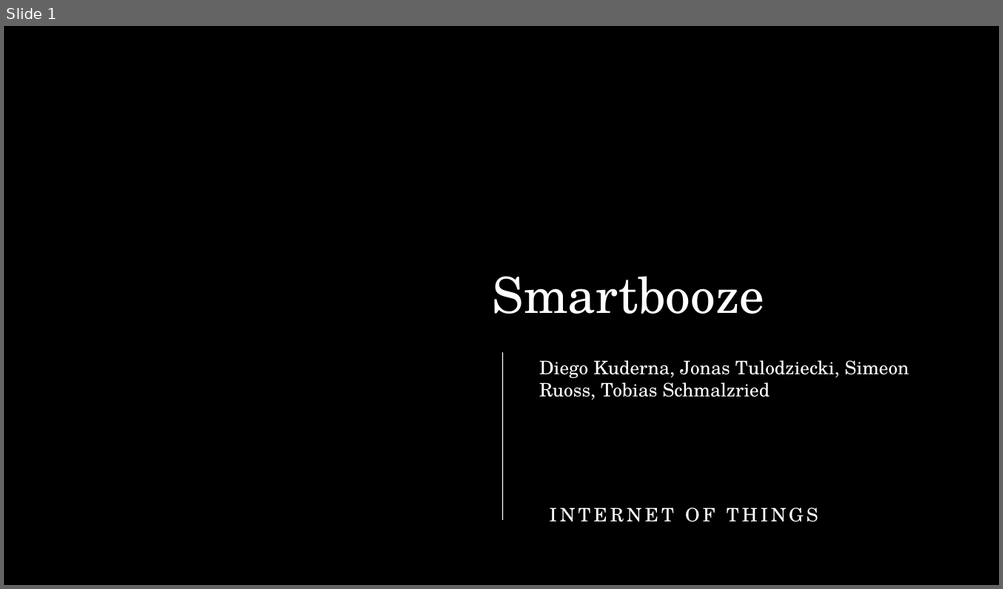
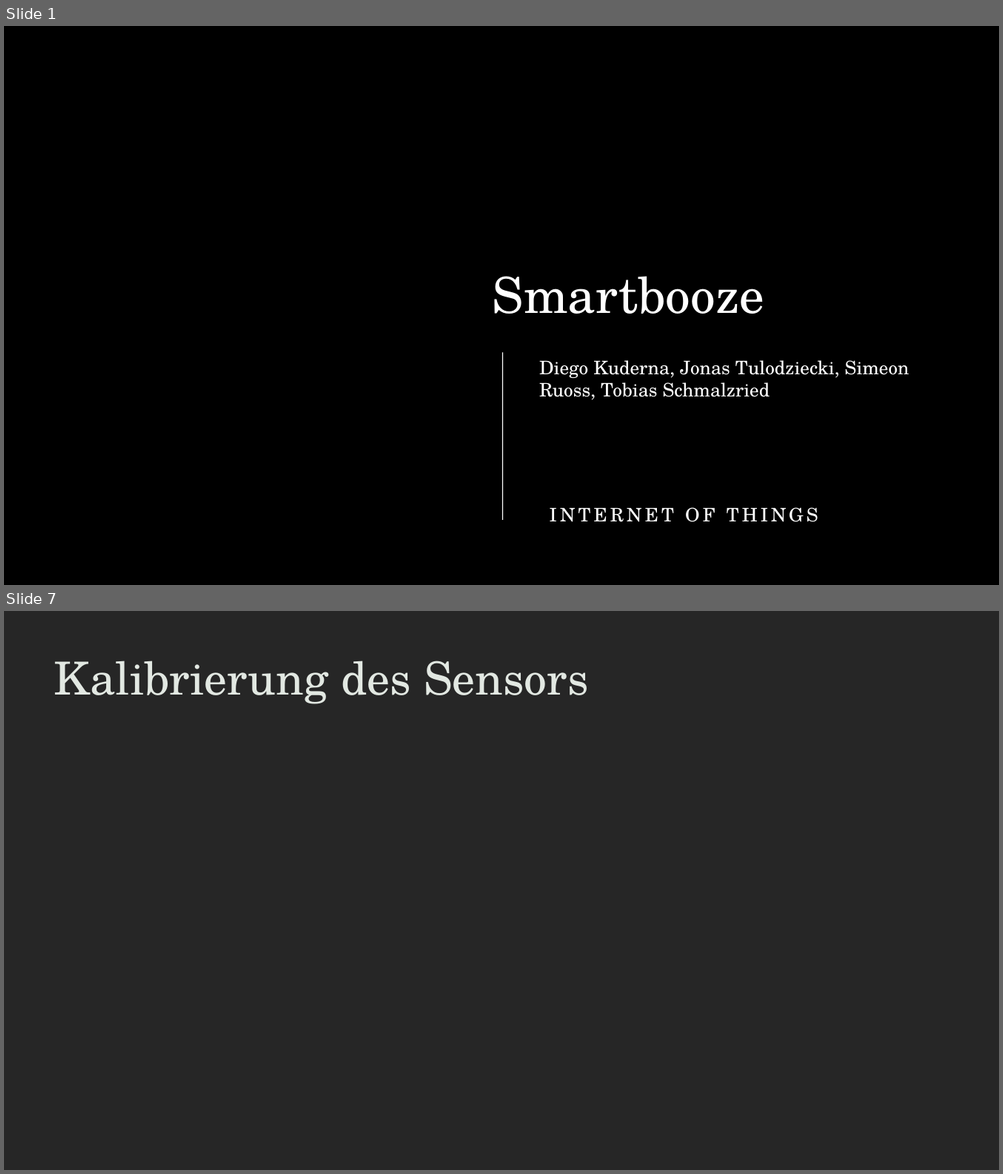
Before and after one commit to B4ldur-ts/smart-booze, a slide deck: Smartbooze_Pitch_Deck.pptx. Shown one above the other, each under a label of ours: slide 1 before the commit, slides 1 and 7 after it; the slides between them are not shown. The pictures are 1003x589 and 1003x1174 pixels, drawn with LibreOffice and Linux fonts; fonts in the diff are those of the drawing; background and template pictures are left out. Boxes give left, top, right and bottom in pixels: in the first picture for what was removed or moved away, otherwise in the second. Text is boxed around its words. In the diff, an @@ line names an element or a change of style, - is before the commit and + after.

```diff
--- a/Smartbooze_Pitch_Deck.pptx
+++ b/Smartbooze_Pitch_Deck.pptx
@@ slide 7 added at (4, 611, 999, 1170), background #262626 @@
@@ title added at (54, 661, 588, 704), 44 pt, text #E2E8E2 @@
+Kalibrierung des Sensors
```
Also in this commit, not shown: 12 slides changed, 2 other slides added, 1 slide removed.
